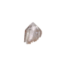
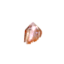
The second 64×64 image is a revision of the first. Changes to its layers:
painted on "Main" over [23, 22, 43, 45]
